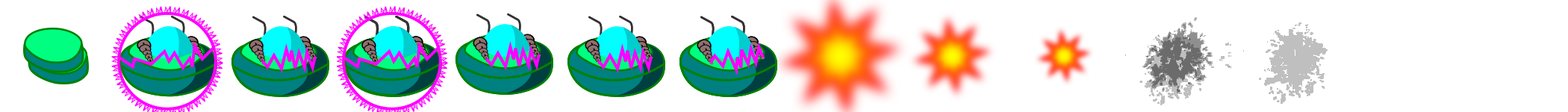
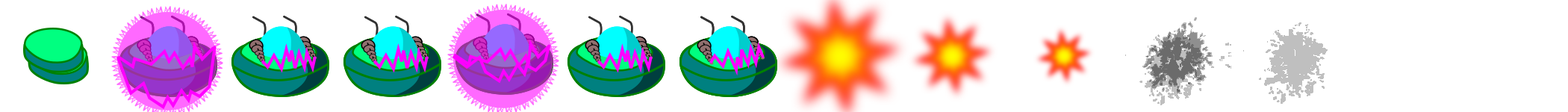
Layered file, before and after one edit (1568 x 112). Changes by layer:
hid "Livello incollato #10" over [336, 5, 448, 112]
hid "Livello incollato circle #10" over [111, 5, 224, 112]
added layer "Livello incollato #25" above "Livello incollato #21" over [447, 3, 560, 112]
added layer "Livello incollato #24" above "Livello incollato #23" over [111, 5, 224, 112]
added layer "Livello incollato #23" above "Livello incollato #19" over [119, 15, 218, 98]
